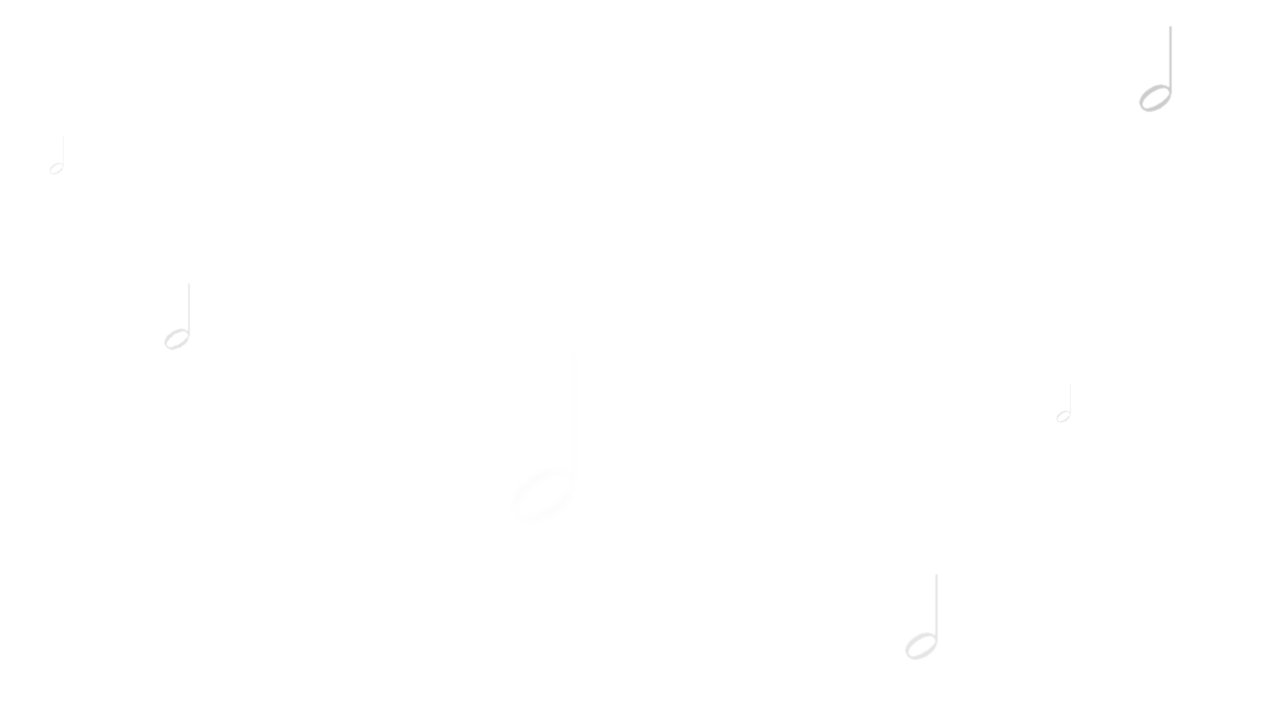
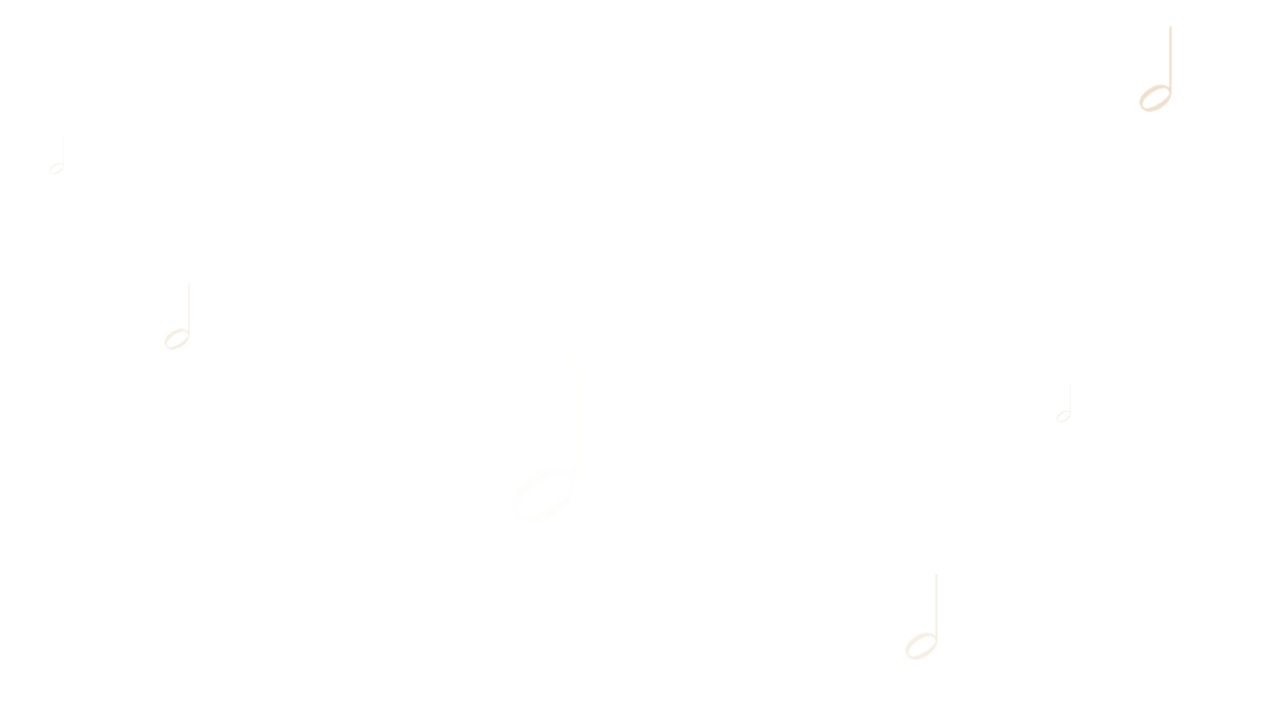
Layer changes from the first 1280 x 720 image to the second:
"Layer 1": opacity 66% → 68%, moved it above "Layer 1 copy 5", painted on it over left=49, top=26, right=1172, bottom=660
removed layer "Layer 1 copy" (was 77%) over left=164, top=26, right=1172, bottom=660
"Layer 1 copy 5": opacity 28% → 100%, painted on it over left=49, top=26, right=1172, bottom=660
removed layer "Layer 1 copy 2" (was 59%) over left=49, top=136, right=64, bottom=175